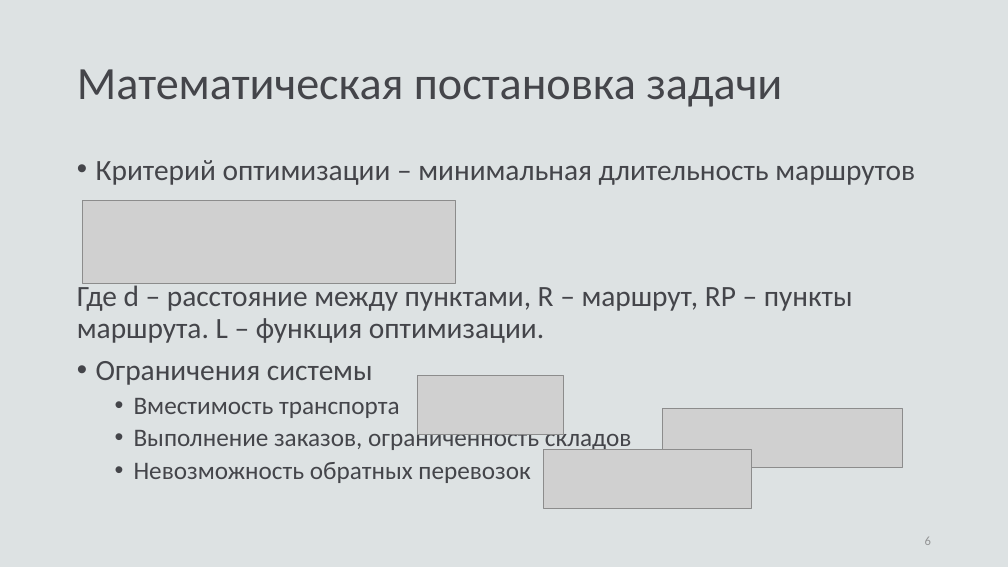
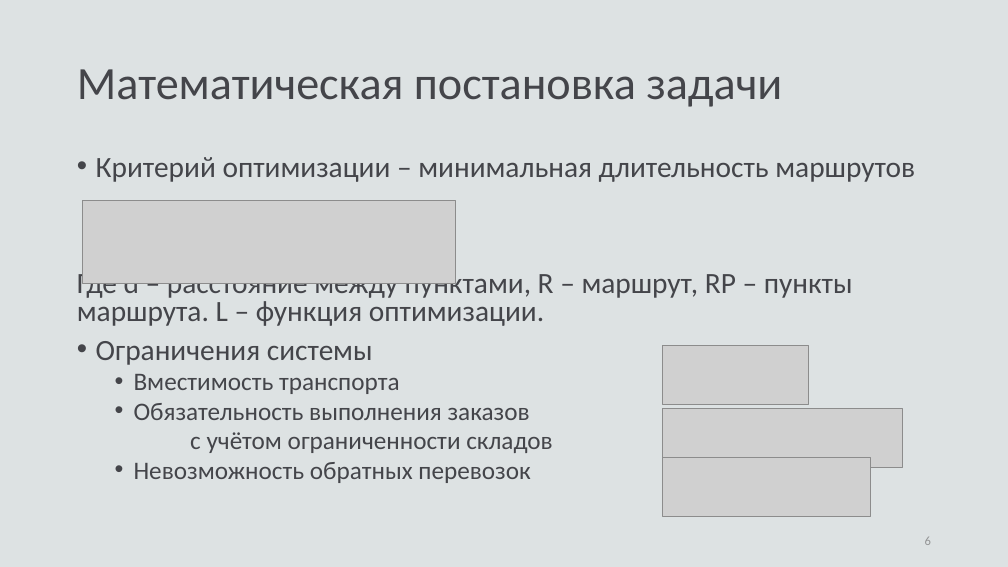
Before and after one commit to fairay/BachelorDiploma, a slide deck: slide 6 of presentation.pptx. Drawn at 1008x567 pixels with LibreOffice and Linux fonts; fonts in the diff are those of the drawing; grey boxes stand for pictures. Boxes give left, top, right and bottom in pixels: in the first picture for what was removed or moved away, otherwise in the second. Text is boxed around its words. In the diff, an @@ line names an element or a change of style, - is before the commit and + after.

```diff
--- a/presentation.pptx
+++ b/presentation.pptx
@@ text at <box>77,157,915,483</box>: line spacing 0.9 to 0.8 @@
@@ picture: place and size @@
-picture at <box>418,376,564,434</box>
+picture at <box>663,346,809,404</box>
@@ text at <box>134,403,552,453</box>: text changed @@
-  • Выполнение заказов, ограниченность складов
+  • Обязательность выполнения заказов
+  с учётом ограниченности складов
@@ picture: place and size @@
-picture at <box>544,449,751,508</box>
+picture at <box>663,457,870,516</box>
```
Also in this commit, not shown: 3 other slides changed, 10 other files.
